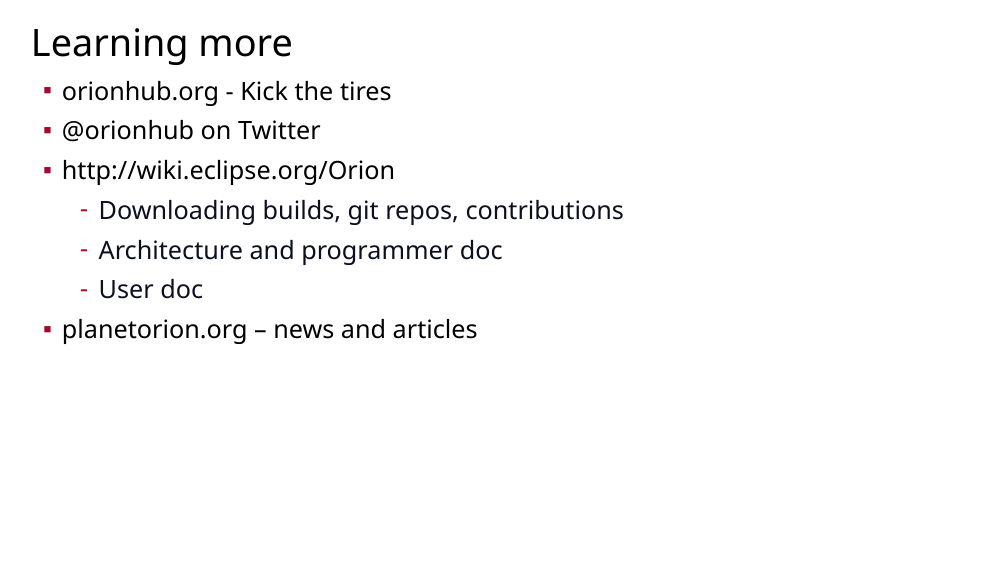
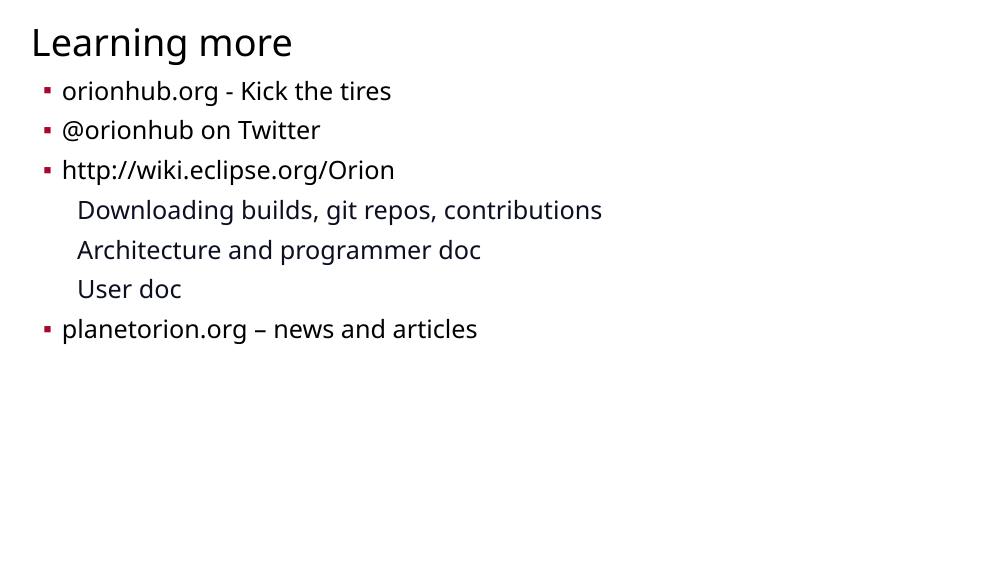
Before and after one commit to sfmccourt/oscon, a slide deck: slide 20 of osconorion.odp. Drawn at 1008x567 pixels with LibreOffice and Linux fonts; fonts in the diff are those of the drawing; background and template pictures are left out. Boxes give left, top, right and bottom in pixels: in the first picture for what was removed or moved away, otherwise in the second. Text is boxed around its words. In the diff, an @@ line names an element or a change of style, - is before the commit and + after.

```diff
--- a/osconorion.odp
+++ b/osconorion.odp
@@ text at (77, 200, 602, 299): bullet - to •; bullet colour #AA062C to #FFFFFF @@
```
Also in this commit, not shown: 10 other slides changed, 1 other file.
